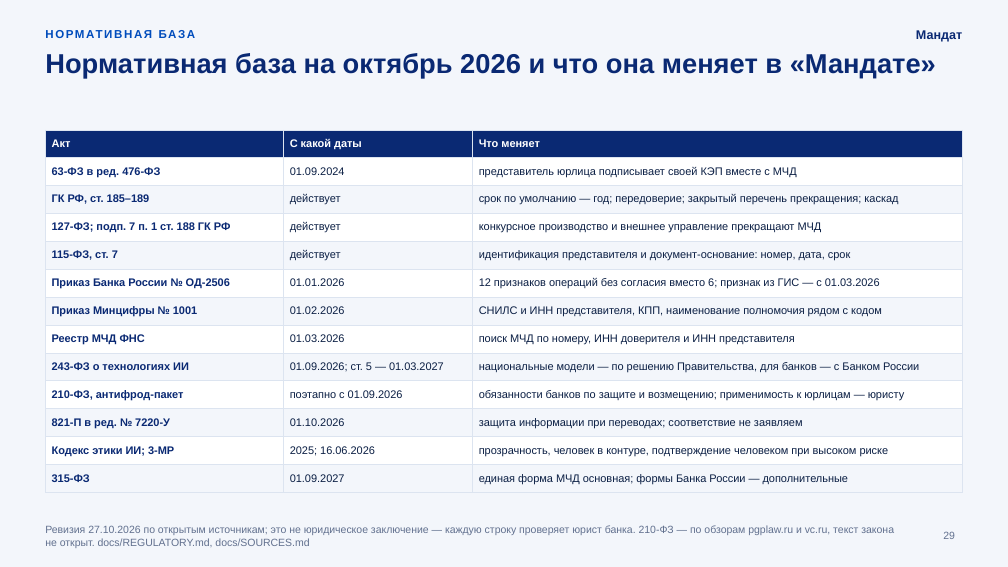
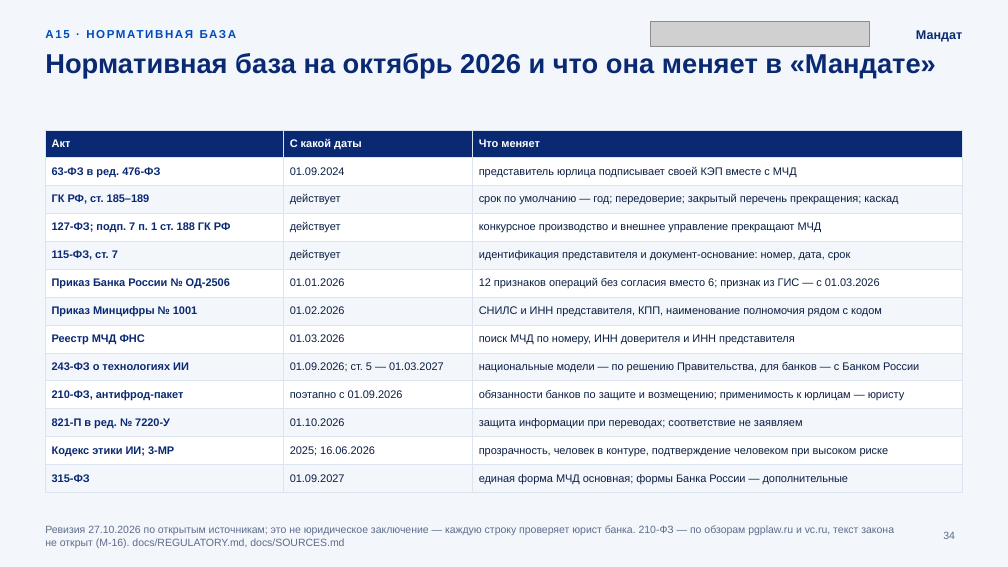
Before and after one commit to KonkovDV/Mandat, a slide deck: slide 34 of submission/slides/Mandat_VTB.pptx (slide 29 before the commit). Drawn at 1008x567 pixels with LibreOffice and Linux fonts; fonts in the diff are those of the drawing; grey boxes stand for pictures; background and template pictures are left out. Boxes give left, top, right and bottom in pixels: in the first picture for what was removed or moved away, otherwise in the second. Text is boxed around its words. In the diff, an @@ line names an element or a change of style, - is before the commit and + after.

Commit message:
docs: rebuild the deck from a written brief with real demo output
- PROMPT.md is the brief: audience, answer-first storyline, VTB design
  system, Russian typography, WCAG 2.2 AA, data rules and an acceptance
  checklist; build_deck.js implements it.
- New slides: summary, a timeline of demo case 14 built from its files,
  a real ./run-demo.sh screenshot and terminal output, traceability of
  every number, and the employee and client journey.
- Typography: non-breaking spaces and hyphens; lint_claims.py and
  finish_deck.py normalise them, so checks still see numbers and phrases.
- Navigation: a clickable appendix index with links back; finish_deck.py
  sets the text language to ru-RU.
- capture_demo.js reproduces the demo screenshot; the QR code links to
  the repository.

```diff
--- a/submission/slides/Mandat_VTB.pptx
+++ b/submission/slides/Mandat_VTB.pptx
@@ text at bbox=[45, 23, 688, 45]: text changed @@
-НОРМАТИВНАЯ БАЗА
+A15 · НОРМАТИВНАЯ БАЗА
@@ picture added at bbox=[650, 21, 870, 47] @@
@@ text added at bbox=[802, 28, 869, 40], 10.5 pt, text #004CBC, bold @@
+← к оглавлению приложения
@@ text at bbox=[45, 525, 894, 548]: text changed; text colour #62718F to #5E6D8C @@
-Ревизия 27.10.2026 по открытым источникам; это не юридическое заключение — каждую строку проверяет юрист банка. 210-ФЗ — по обзорам pgplaw.ru и vc.ru, текст закона не открыт. docs/REGULATORY.md, docs/SOURCES.md
+Ревизия 27.10.2026 по открытым источникам; это не юридическое заключение — каждую строку проверяет юрист банка. 210‑ФЗ — по обзорам pgplaw.ru и vc.ru, текст закона не открыт (M-16). docs/REGULATORY.md, docs/SOURCES.md
@@ page number at bbox=[943, 531, 955, 539]: text changed; text colour #62718F to #5E6D8C @@
-29
+34
```
Also in this commit, not shown: 28 other slides changed, 6 slides added, 1 slide removed, 13 other files.
